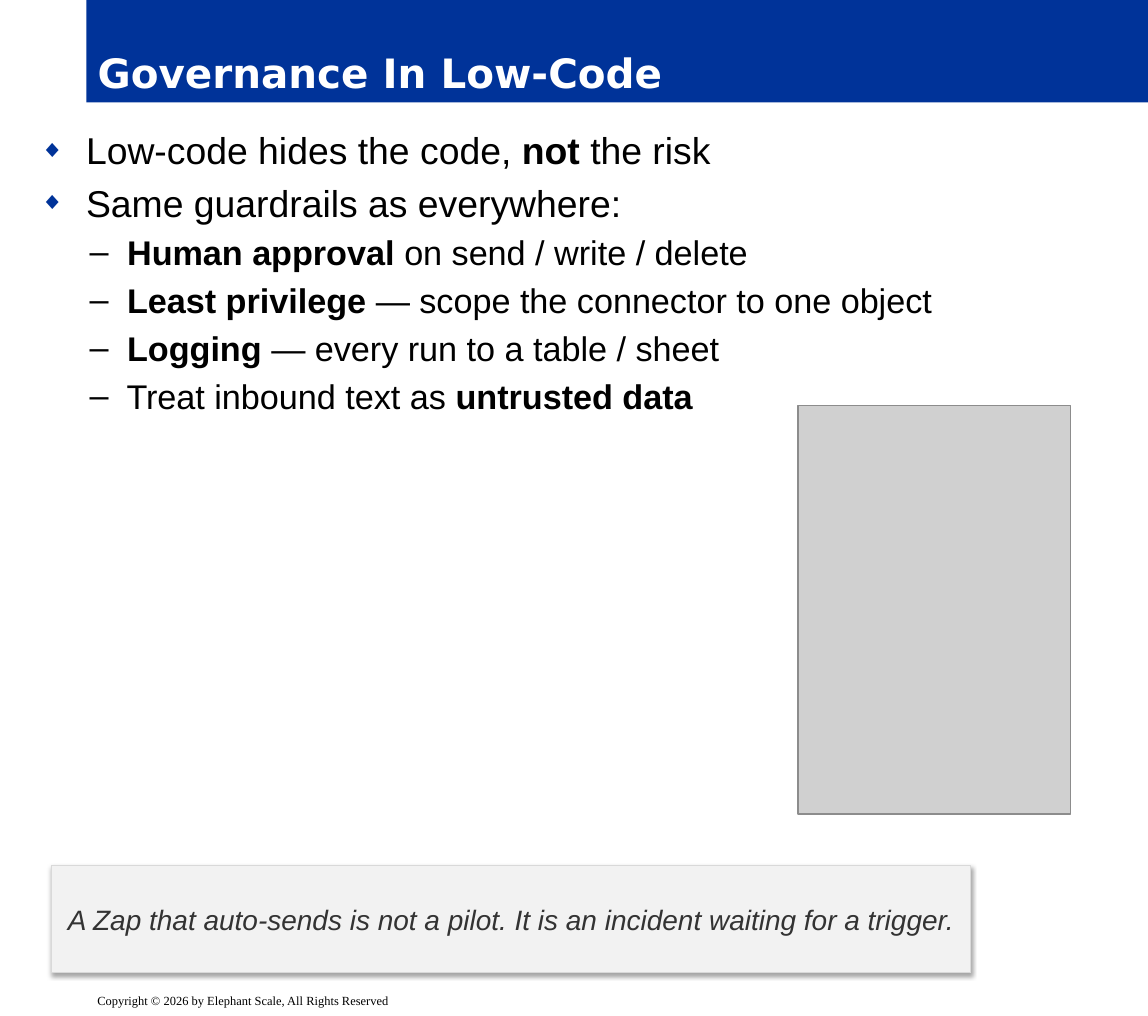
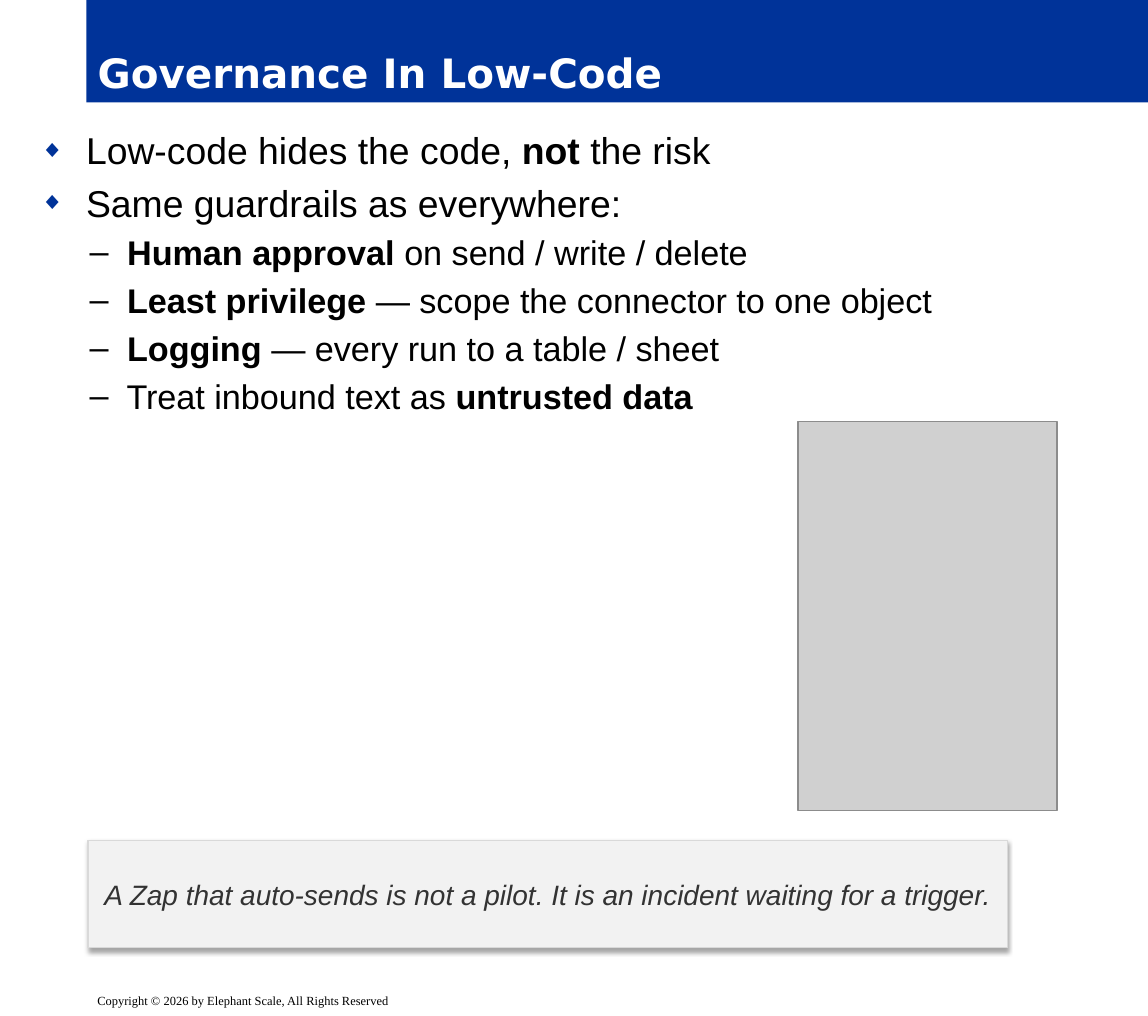
Before and after one commit to elephantscale/Building-Agentic-AI, a slide deck: slide 14 of slides/release/08-low-code-agents.pptx (slide 12 before the commit). Drawn at 1148x1016 pixels with LibreOffice and Linux fonts; fonts in the diff are those of the drawing; grey boxes stand for pictures; background and template pictures are left out. Boxes give left, top, right and bottom in pixels: in the first picture for what was removed or moved away, otherwise in the second. Text is boxed around its words. In the diff, an @@ line names an element or a change of style, - is before the commit and + after.

```diff
--- a/slides/release/08-low-code-agents.pptx
+++ b/slides/release/08-low-code-agents.pptx
@@ picture: place and size @@
-picture at box(797, 405, 1070, 814)
+picture at box(797, 422, 1056, 811)
@@ rectangle "A Zap that auto-sends is ...": place and size @@
-rectangle "A Zap that auto-sends is ..." at box(52, 866, 971, 973)
+rectangle "A Zap that auto-sends is ..." at box(88, 841, 1008, 949)
```
Also in this commit, not shown: 14 other slides changed.
